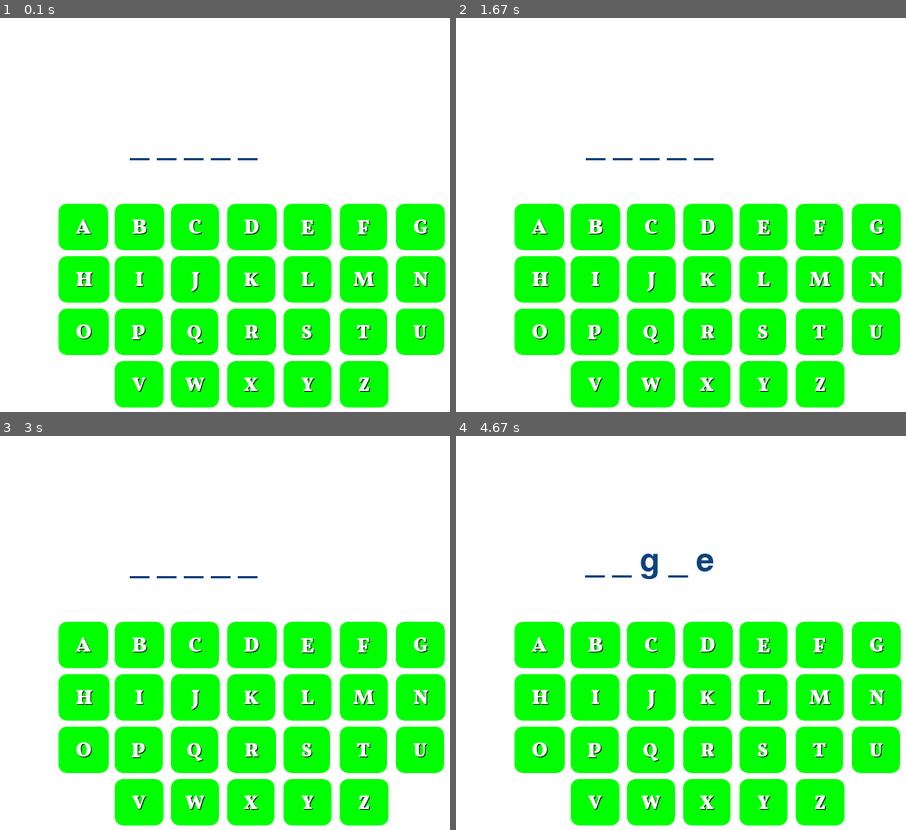
Above: before the commit, frames 1-4 (two rows, left to right).
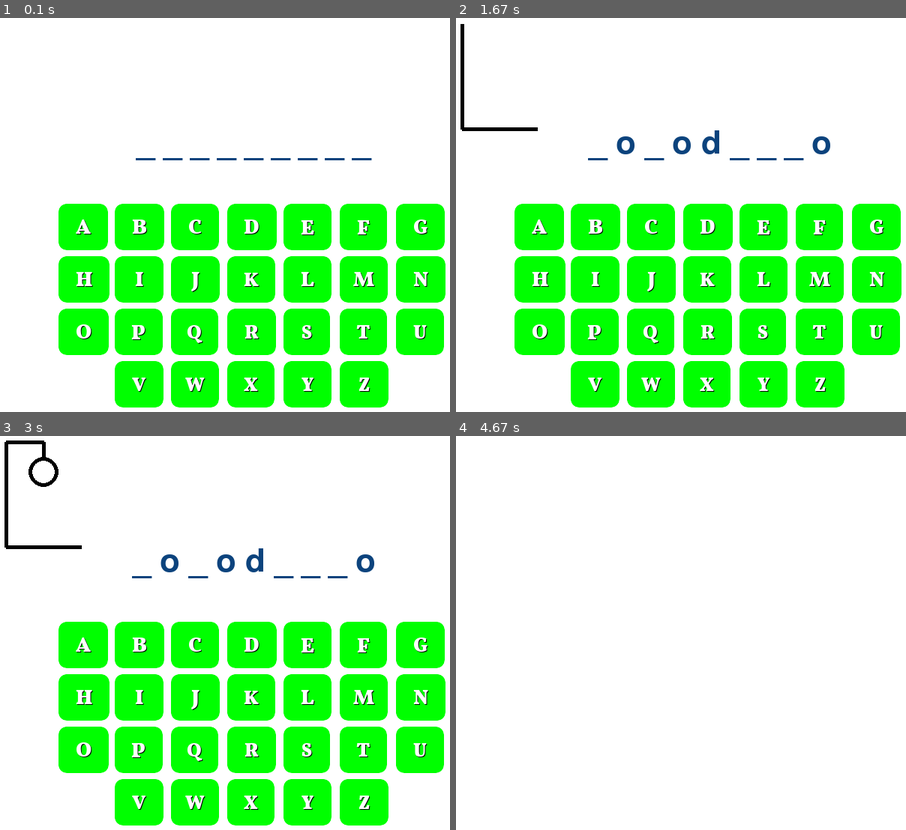
Above: after the commit, the same moments.

Repository: yrod15x/Pygame-Hangman
Game: pygame game, started from hangman.py
The game is run twice, just before and just after one commit, with the same random seed, the same clock (stepped at 60 frames per second) and the same inputs.
Inputs (mouse positions are in pixels of both pictures, inside the frame that each line leads up to):
- Up to frame 1 (0.1 s): no input
- Up to frame 2 (1.67 s): click (537, 226) at 0.38 s; click (712, 246) at 0.72 s; click (523, 325) at 1.05 s; click (595, 226) at 1.38 s
- Up to frame 3 (3 s): click (85, 696) at 1.72 s; click (261, 684) at 2.05 s; click (409, 707) at 2.38 s
- Up to frame 4 (4.67 s): click (762, 644) at 3.22 s; click (897, 625) at 3.55 s; click (595, 751) at 3.88 s; click (820, 644) at 4.22 s; click (649, 696) at 4.55 s

The runs differ from the first frame. In frame 1, 0.2% of the frame differs, in the area x 28-83%, y 35-37%; in frame 2, 1.1%; in frame 3, 1.3%; in frame 4, 31%, in the area x 13-99%, y 29-99%.

Commit message:
Se dibuja el ahorcado en pantalla.

Diff:
--- a/hangman.py
+++ b/hangman.py
@@ -10,6 +10,7 @@
 WIDTH = 800
 HEIGHT = 600
 BLANCO = (255, 255, 255)
+BLACK = (0, 0, 0)
 COLOR = (12, 67, 125)
 FOND_TEXTO = (125, 65, 12)
 estado = 'started'
@@ -17,22 +18,25 @@
 ventana = pygame.display.set_mode((WIDTH, HEIGHT))
 pygame.display.set_caption("HANGMAN")
 
-animales = ['gato', 'perro', 'leon', 'tigre']
+animales = ['gato', 'perro', 'leon', 'tigre', 'cocodrilo']
 palabra_actual = escoger_palabra(animales)
 palabra_espacios = ['_' for i in range(len(palabra_actual))]
+letras_usadas = set()
+letra_pulsada = ''
 
 letras = cargar_imagenes()
 letras_rects = []
 padding = 75
 padding_top = 50
 top_limit = 260
+errores = 0
 
 while True:
     ventana.fill(BLANCO)
     # Imprimo en pantallas las letras. Como son imagenes debo sacarles su rectangulo y posicion para que se usen como botones. (Presionar ejecuten algo) - Funcion extraer_rects_img() empieza a llenar una lista con los rectangulos de cada imagen
     if estado == 'started':
         #Muestra los espacios en pantalla. De acuerdo al largo de la palabra de debe ajustar la poscion de inicio para que quede esteticamente organizada
-        espacios = texto_pantalla(" ".join(palabra_espacios), COLOR, BLANCO, (WIDTH // 2 - 80), (HEIGHT // 2 - 100), 65)
+        espacios = texto_pantalla(" ".join(palabra_espacios), COLOR, BLANCO, (WIDTH // 2), (HEIGHT // 2 - 100), 65)
         ventana.blit(espacios[0], espacios[1])
 
         for i in range(26):
@@ -50,6 +54,30 @@
                 ventana.blit(letras[i], ((WIDTH // 2  + (padding * (i - 21)) - 185), HEIGHT // 2 + padding_top  + 140))
                 letras_rects.append(extraer_rects_img(letras[i],(WIDTH // 2  + (padding * (i - 21)) - 185), HEIGHT // 2 + padding_top  + 140))
 
+        #Dibuja el patibulo y el ahorcado cada vez que sea presione la tecla incorrecta
+        if errores >= 1:
+            pygame.draw.line(ventana, (BLACK), (70, HEIGHT // 2 - 120), (170, HEIGHT // 2 - 120),5)
+        if errores >= 2:
+            pygame.draw.line(ventana, (BLACK), (70, HEIGHT // 2 - 120), (70, 40),5)
+        if errores >= 3:
+            pygame.draw.line(ventana, (BLACK), (70, 40), (120, 40),5)
+        if errores >= 4:
+            pygame.draw.line(ventana, (BLACK), (120, 40), (120, 60),5)
+        if errores >= 5:
+            pygame.draw.circle(ventana, (BLACK), (120, 80), 20, 5)
+        if errores >= 6:
+            pygame.draw.line(ventana, (BLACK), (120, 100), (120, 150), 5)
+        if errores >= 7:
+            pygame.draw.line(ventana, (BLACK), (120, 120), (140, 120), 5)
+        if errores >= 8:
+            pygame.draw.line(ventana, (BLACK), (120, 120), (100, 120), 5)
+        if errores >= 9:
+            pygame.draw.line(ventana, (BLACK), (120, 150), (135, 170), 5)
+        if errores >= 10:
+            pygame.draw.line(ventana, (BLACK), (120, 150), (105, 170), 5)
+        if errores >= 10:
+            estado = 'finished'
+
     for event in pygame.event.get():
         if event.type == pygame.QUIT:
             pygame.quit()
@@ -57,16 +85,29 @@
         if event.type == pygame.MOUSEBUTTONDOWN and estado == 'started':
             #Ya las imagenes tienen su rectangulo que permite verificar si el mouse se presiono sobre ellas. Al presionar una tecla se mira si la esa letra esta en la palabra
             for i in range(26):
-                if letras_rects[i].collidepoint(pygame.mouse.get_pos()):
+                letra_pulsada = chr(i + 97)
+
+                if letras_rects[i].collidepoint(pygame.mouse.get_pos()) and letra_pulsada not in letras_usadas:
                     #Si la letra esta una sola vez en la palabra se busca su indice
-                    if palabra_actual.count(chr(i + 97)) == 1:
-                        if chr(i + 97) in palabra_actual:
-                            palabra_espacios[palabra_actual.find(chr(i + 97))] = chr(i + 97)
+                    if palabra_actual.count(letra_pulsada) > 0:
+                        letras_usadas.add(letra_pulsada)
+                    if palabra_actual.count(letra_pulsada) == 1:
+                        if letra_pulsada in palabra_actual:
+                            palabra_espacios[palabra_actual.find(letra_pulsada)] = letra_pulsada
+                            letras_usadas.add(letra_pulsada)
                             break
-                    elif palabra_actual.count(chr(i + 97)) > 1:
+                    elif palabra_actual.count(letra_pulsada) > 1:
                         for index, val in enumerate(palabra_actual):
-                            if val == chr(i + 97):
-                                palabra_espacios[index] = chr(i + 97)
+                            if val == letra_pulsada:
+                                palabra_espacios[index] = letra_pulsada
+
+                    elif letra_pulsada not in letras_usadas:
+                        #Lleva la cuenta de los errores para ir dibujando cada pieza del
+                        #patibulo y el ahorcado una por una.
+                        errores += 1
+                        letras_usadas.add(letra_pulsada)
+                elif letras_rects[i].collidepoint(pygame.mouse.get_pos()) and letra_pulsada in letras_usadas:
+                    print("Letra registrada")
 
     pygame.display.update()
     fpsclock.tick(FPS)
